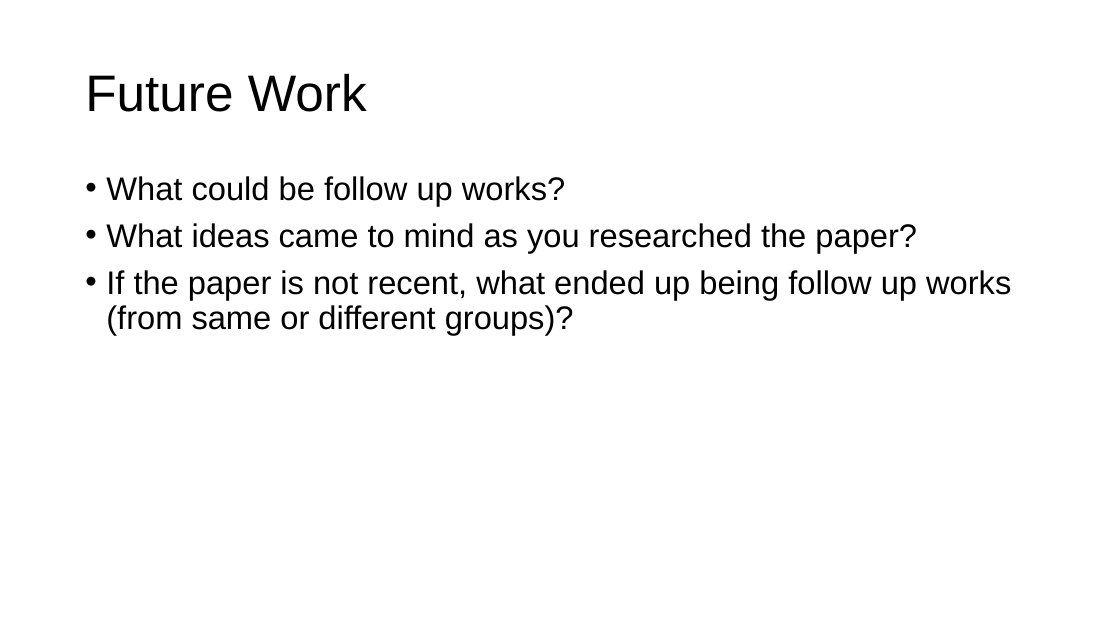
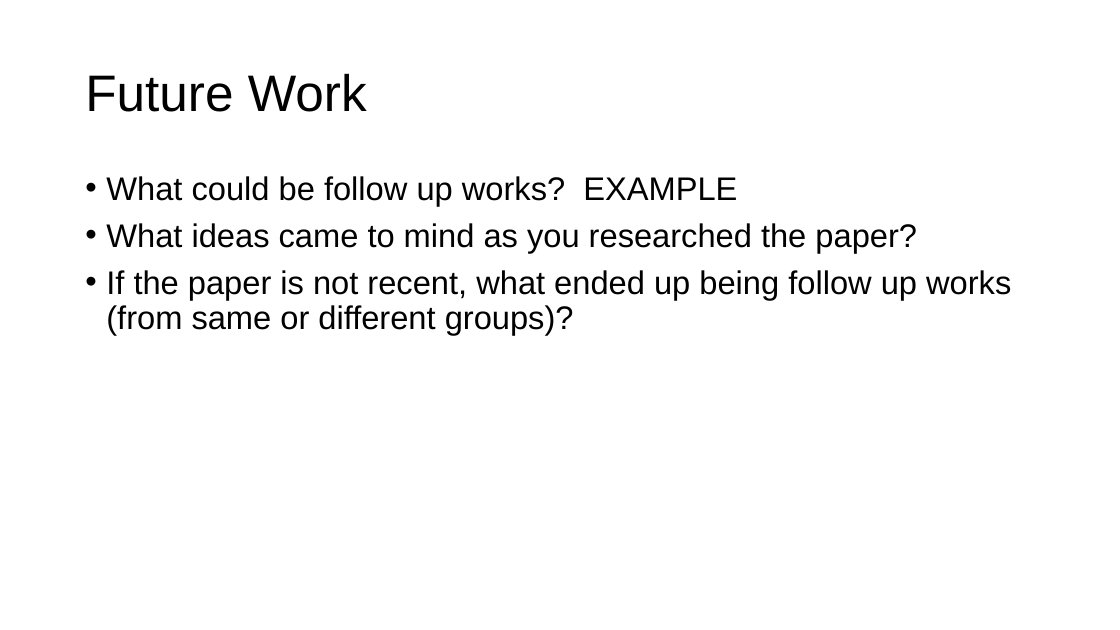
Before and after one commit to columbiaviz/columbiaviz.github.io, a slide deck: slide 9 of 2020s_w6998/lecs/presentation_template.pptx. Drawn at 1120x630 pixels with LibreOffice and Linux fonts; fonts in the diff are those of the drawing. Boxes give left, top, right and bottom in pixels: in the first picture for what was removed or moved away, otherwise in the second. Text is boxed around its words. In the diff, an @@ line names an element or a change of style, - is before the commit and + after.

```diff
--- a/2020s_w6998/lecs/presentation_template.pptx
+++ b/2020s_w6998/lecs/presentation_template.pptx
@@ text at (106, 176, 737, 206): text changed @@
-• What could be follow up works?
+• What could be follow up works? EXAMPLE
```
Also in this commit, not shown: 5 other slides changed.
